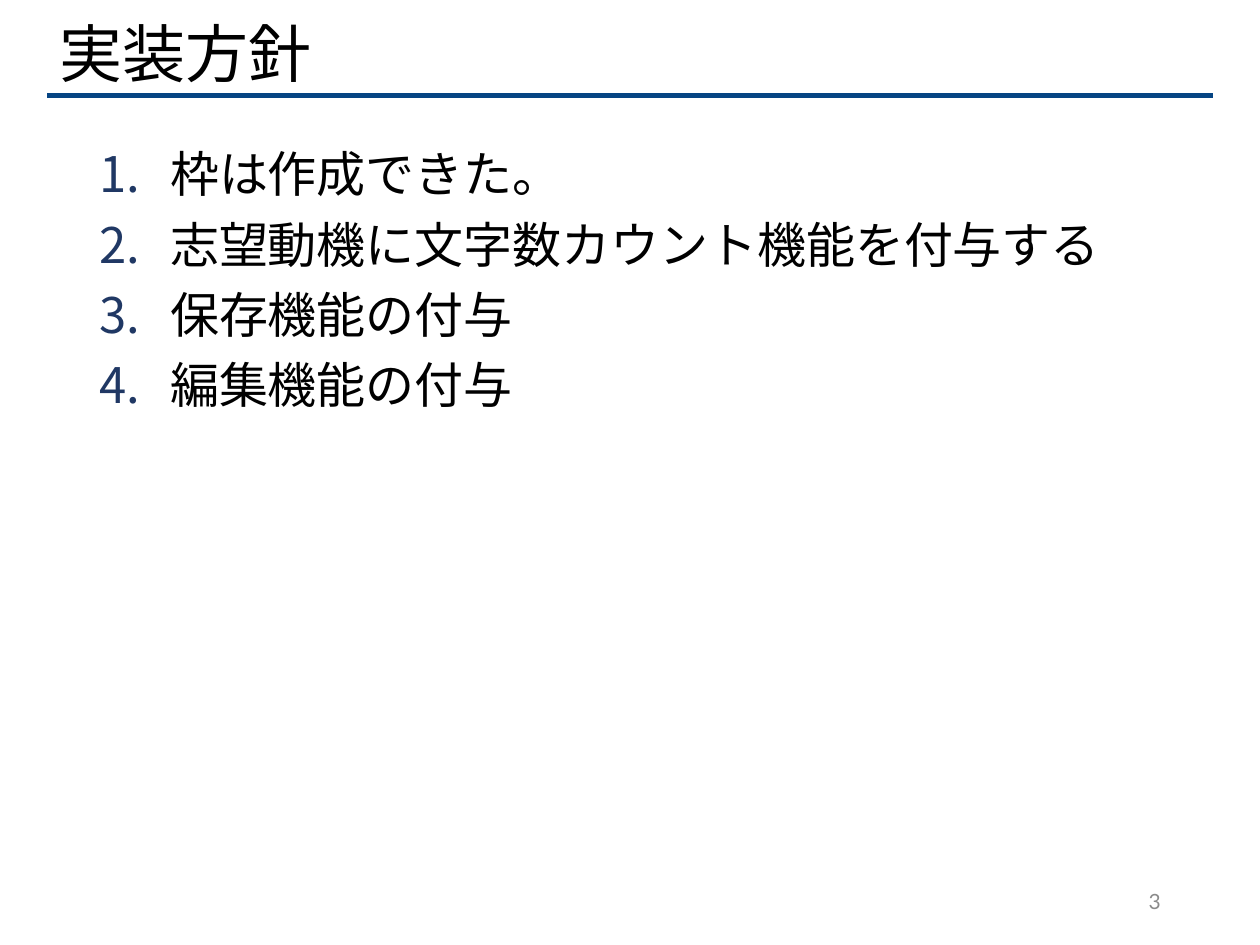
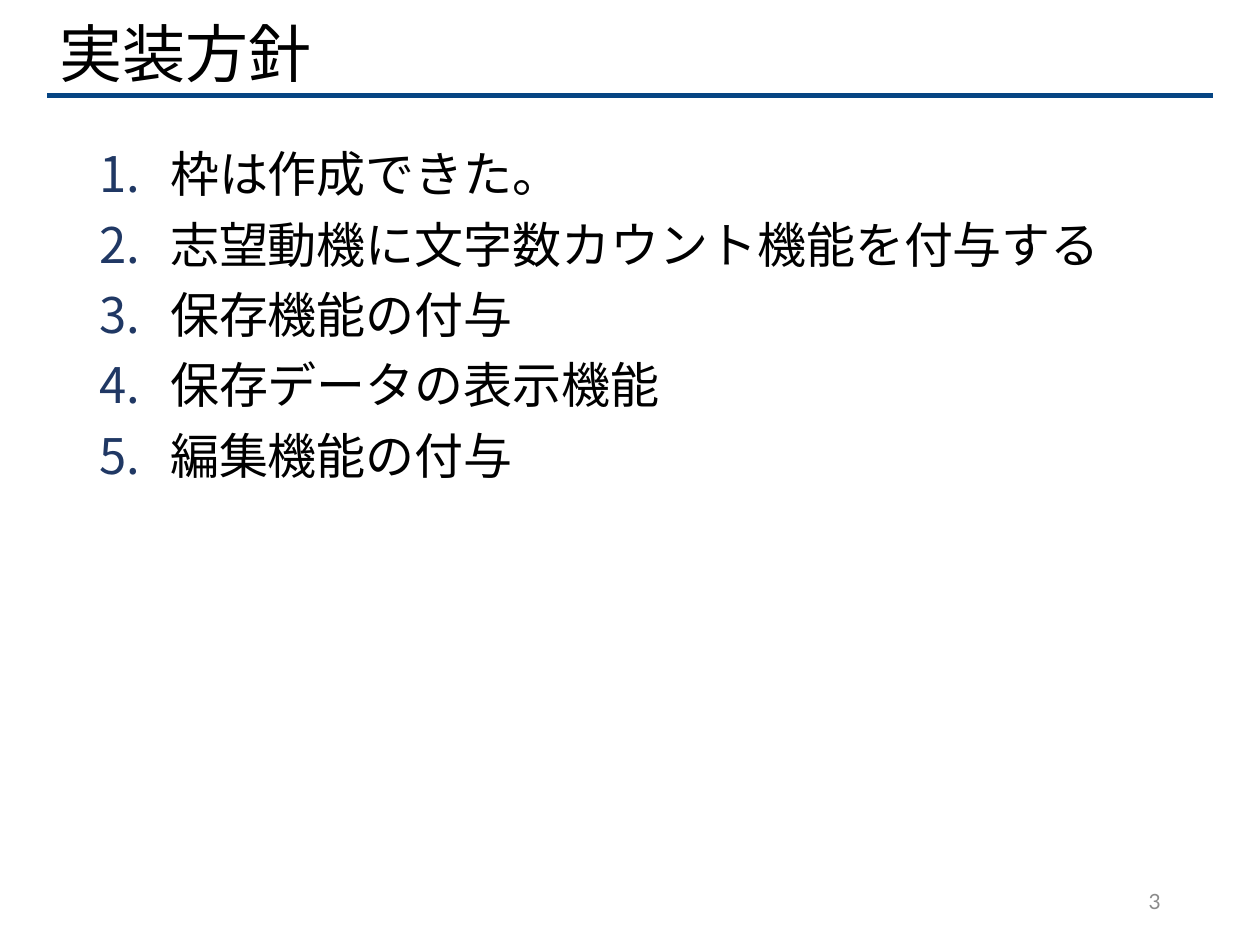
Before and after one commit to ukyo-hasegawa/ES_note, a slide deck: slide 3 of ES支援ツールに関して.pptx. Drawn at 1260x945 pixels with LibreOffice and Linux fonts; fonts in the diff are those of the drawing. Boxes give left, top, right and bottom in pixels: in the first picture for what was removed or moved away, otherwise in the second. Text is boxed around its words. In the diff, an @@ line names an element or a change of style, - is before the commit and + after.

```diff
--- a/ES支援ツールに関して.pptx
+++ b/ES支援ツールに関して.pptx
@@ text at bbox=[170, 361, 659, 407]: paragraph added @@
+4. 保存データの表示機能
```
Also in this commit, not shown: 2 slides added, 1 slide removed, 1 other file.
